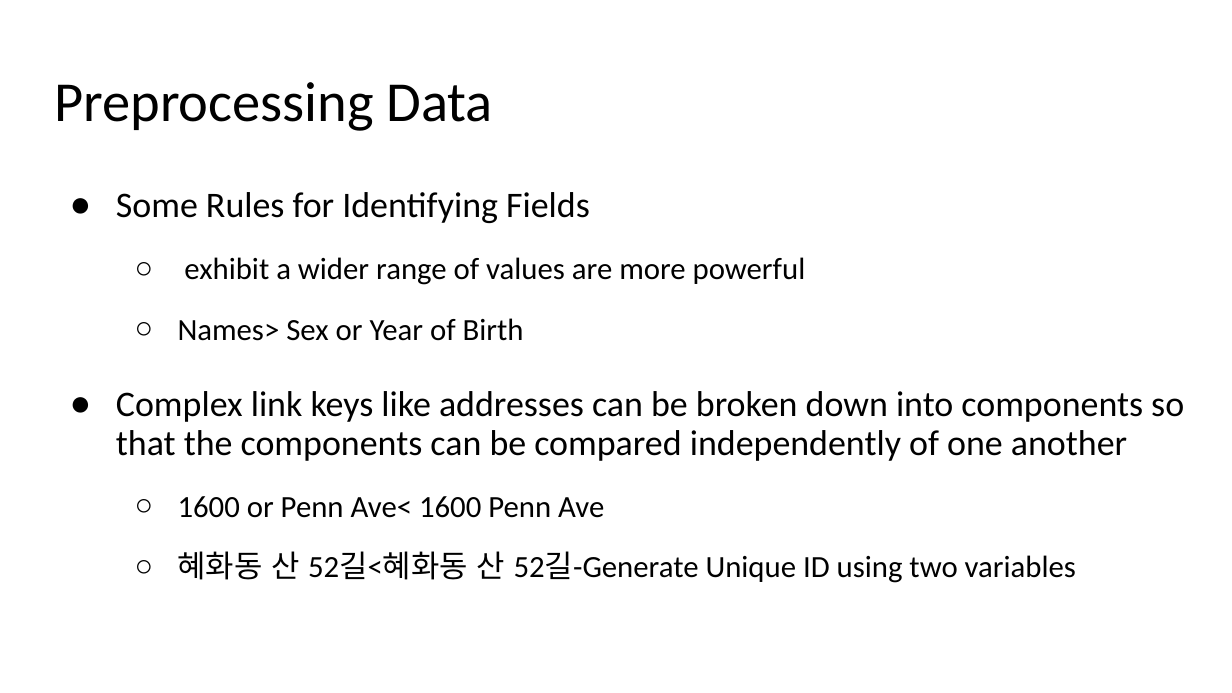
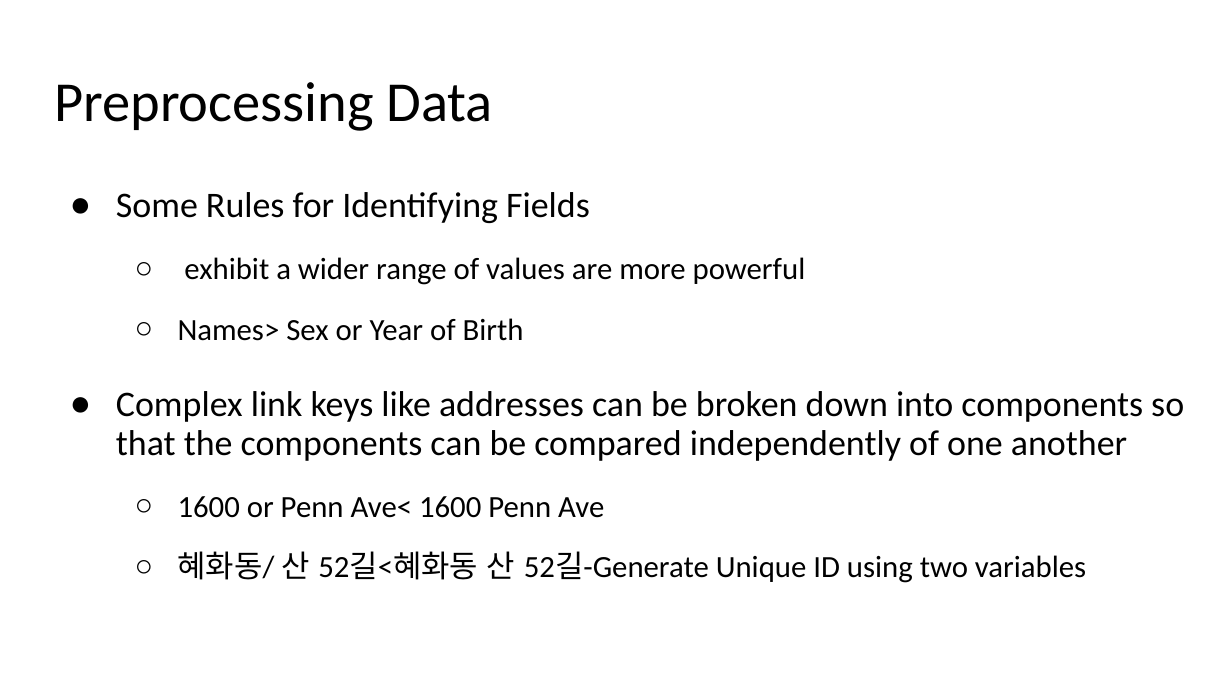
Before and after one commit to moonbg/21bigdataskku, a slide deck: slide 23 of Slides/Week6.pptx (slide 18 before the commit). Drawn at 1232x693 pixels with LibreOffice and Linux fonts; fonts in the diff are those of the drawing. Boxes give left, top, right and bottom in pixels: in the first picture for what was removed or moved away, otherwise in the second. Text is boxed around its words. In the diff, an @@ line names an element or a change of style, - is before the commit and + after.

```diff
--- a/Slides/Week6.pptx
+++ b/Slides/Week6.pptx
@@ text at (x1=178, y1=551, x2=1086, y2=583): text changed @@
-  ○ 혜화동 산 52길<혜화동 산 52길-Generate Unique ID using two variables
+  ○ 혜화동/ 산 52길<혜화동 산 52길-Generate Unique ID using two variables
```
Also in this commit, not shown: 2 other slides changed, 20 slides added, 9 other files.
